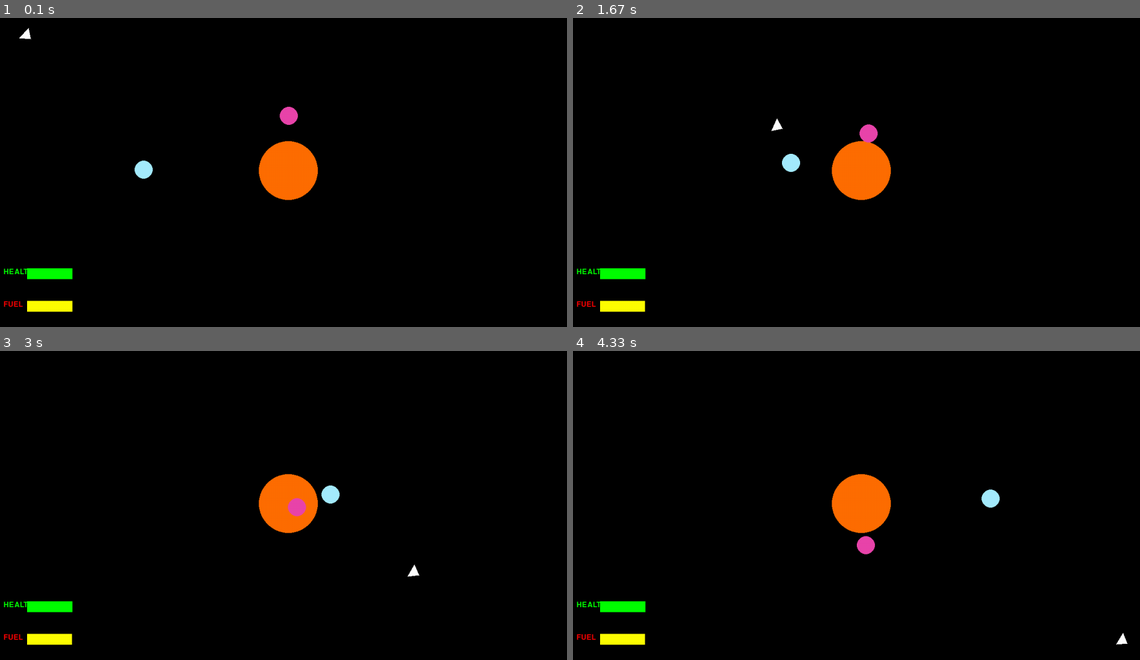
Above: before the commit, frames 1-4 (two rows, left to right).
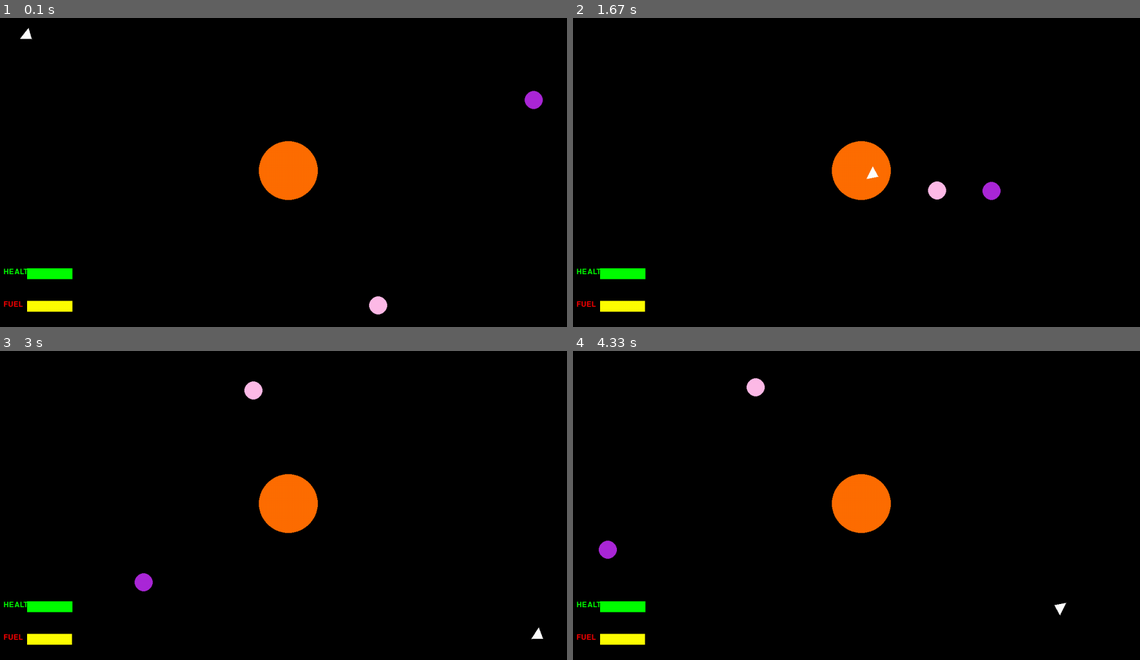
Above: after the commit, the same moments.

Repository: JoelWester/pygames
Game: pygame game, started from SpaceGame.py
Same seed, same stepped clock (60 frames per second), same inputs: the game is played once before the commit and once after it.
Inputs:
- Up to frame 1 (0.1 s): no input
- Up to frame 2 (1.67 s): hold D 0.33-0.8 s; hold W 0.83-1.13 s; hold D 1.17-1.63 s
- Up to frame 3 (3 s): hold A 1.67-2.2 s; hold S 2.23-2.53 s; hold A 2.57-2.97 s
- Up to frame 4 (4.33 s): hold W 3-3.37 s; hold D 3.4-4.03 s; hold S from 4.07 s (still down)

The runs differ from the first frame. In frame 1, 0.6% of the frame differs, in the area x 3-96%, y 3-97%; in frame 2, 0.7%; in frame 3, 0.7%, in the area x 23-96%, y 9-94%; in frame 4, 0.7%.

Commit message:
Added randomized orbits to planets

Diff:
--- a/SpaceGame.py
+++ b/SpaceGame.py
@@ -19,7 +19,7 @@
 font = pygame.font.SysFont(None, 24)
 
 #Gravitational constant
-g = 0.0001
+g = 0.0002
 #Body object
 
 class Body:
@@ -44,8 +44,8 @@
 ship = Ship("ship", (50.0, 50.0), (255, 255, 255))
 
 #Planets
-a = Body("planet", (centre[0]/2, centre[1]), (random.randint(1,254), random.randint(1,254), random.randint(1,254)), (0.2,-0.2))
-b = Body("planet", (centre[0], centre[1]/1.5), (random.randint(1,254), random.randint(1,254), random.randint(1,254)), (0.2,-0.2))
+a = Body("planet", (random.randint(10,width-10), random.randint(10,height-10)), (random.randint(1,254), random.randint(1,254), random.randint(1,254)), (random.randint(0,3), random.randint(0,3)))
+b = Body("planet", (random.randint(10,width-10), random.randint(10,height-10)), (random.randint(1,254), random.randint(1,254), random.randint(1,254)), (random.randint(0,3), random.randint(0,3)))
 planets = {a,b}
 
 print('Ship details:')
